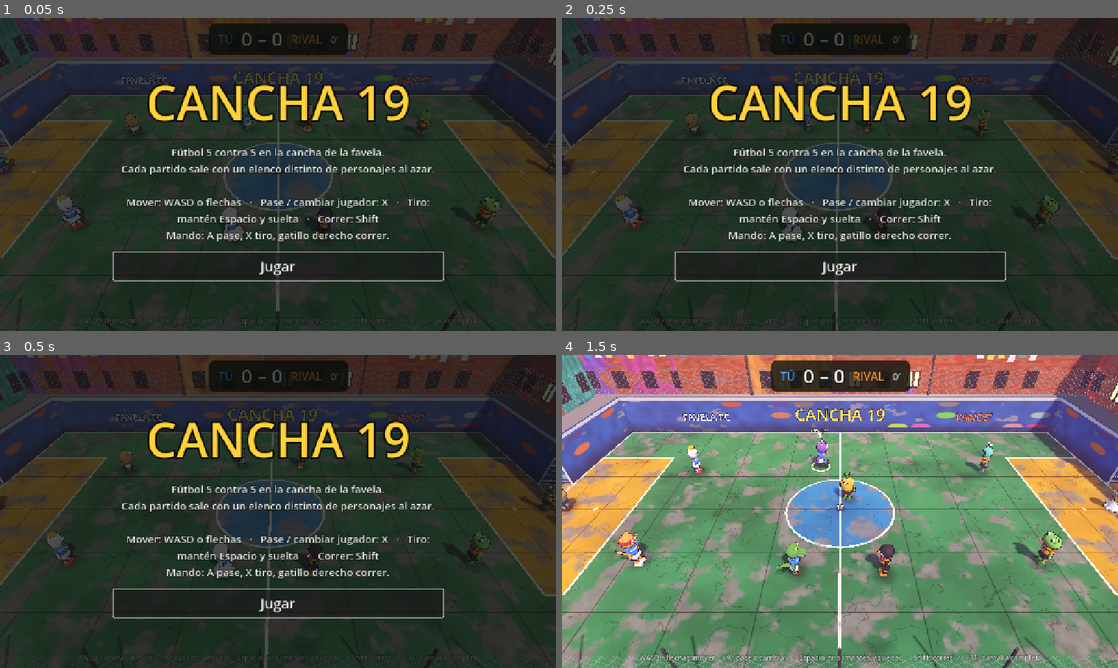
Above: before the commit, frames 1-4 (two rows, left to right).
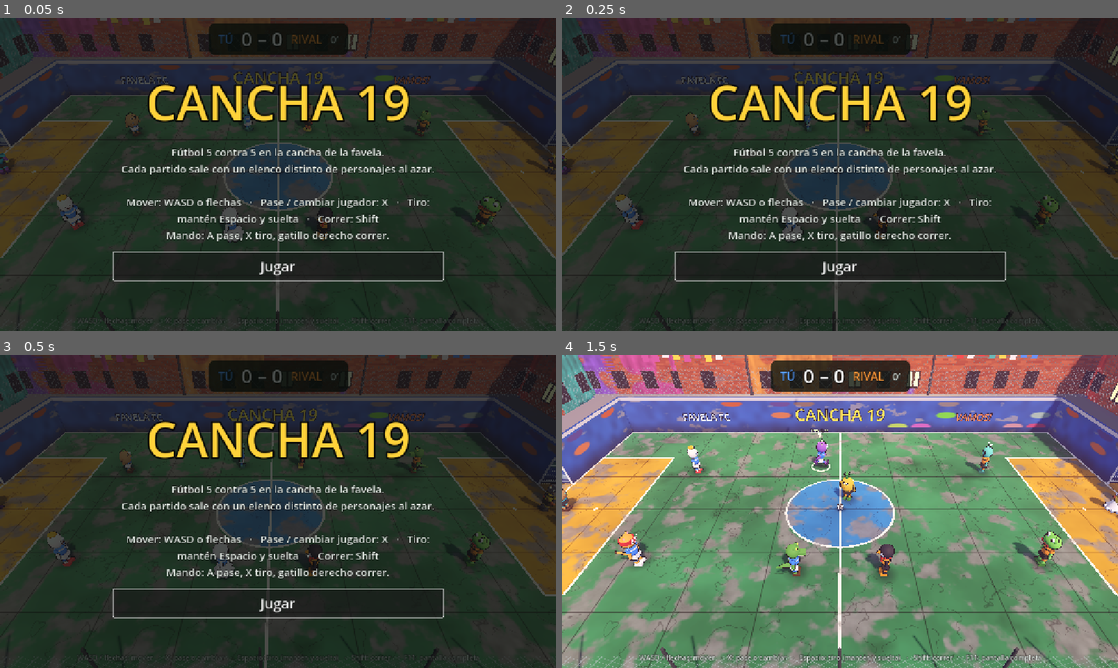
Above: after the commit, the same moments.

Repository: WesleyRivera/cancha19.exe
Game: Godot game, scene res://main.tscn
The game is run twice, just before and just after one commit, with the same random seed, the same clock (stepped at 60 frames per second) and the same inputs.
Inputs:
- Up to frame 1 (0.05 s): no input
- Up to frame 2 (0.25 s): no input
- Up to frame 3 (0.5 s): no input
- Up to frame 4 (1.5 s): click "Jugar" at 0.5 s; tap Enter at 1.25 s; hold D (right) from 1.28 s (still down); hold Shift (run) from 1.28 s (still down)

The runs differ from the first frame. In frame 1, 0.2% of the frame differs, in the area x 6-86%, y 0-3%; in frame 2, 0.2%; in frame 3, 0.2%; in frame 4, 0.3%, in the area x 2-86%, y 0-38%.

Commit message:
Add richer 3D favela neighborhood details

Diff:
--- a/scripts/stage.gd
+++ b/scripts/stage.gd
@@ -209,6 +209,7 @@
 	_build_walls()
 	_build_goals()
 	_build_houses()
+	_build_neighborhood_details()
 	_build_far_lights()
 	_build_lamps()
 	_build_laundry()
@@ -561,3 +562,84 @@
 			q.material_override = cm
 			q.position = Vector3(x0 + 0.5 + i * 0.9, y - qm.size.y * 0.5, z)
 			add_child(q)
+
+
+# ---------- detalles del barrio: callejones, escaleras, cables y vegetacion ----------
+func _build_neighborhood_details() -> void:
+	var concrete := _std(Color("#555052"), 0.96)
+	var worn := _std(Color("#77706a"), 0.98)
+	var dark_metal := _std(Color("#292d32"), 0.72, 0.25)
+
+	# Calles estrechas que serpentean entre las casas del cerro.
+	for row: int in 4:
+		var z := -19.0 - row * 10.0
+		var y := 5.0 + row * 4.2
+		var road := _box(Vector3(0.0, y, z), Vector3(112.0, 0.22, 2.8), concrete)
+		road.rotation_degrees.y = -2.0 if row % 2 == 0 else 2.0
+		for side: int in [-1, 1]:
+			_box(Vector3(side * 54.0, y + 0.12, z), Vector3(1.0, 0.45, 3.2), worn)
+
+	# Escalinatas visibles entre las viviendas, sin invadir el terreno de juego.
+	for stair: int in 3:
+		var sx := -34.0 + stair * 34.0
+		var sz := -17.0 - (stair % 2) * 8.0
+		var sy := 4.5 + stair * 2.0
+		for step: int in 18:
+			var block := _box(
+				Vector3(sx + sin(float(step) * 0.16) * 1.4, sy + float(step) * 0.24, sz - float(step) * 0.72),
+				Vector3(2.8, 0.24, 0.82),
+				worn
+			)
+			block.rotation_degrees.y = sin(float(step) * 0.16) * 8.0
+		_box(Vector3(sx - 1.8, sy + 2.0, sz - 6.0), Vector3(0.18, 4.0, 14.0), dark_metal)
+
+	# Cableado aereo irregular, caracteristico de las calles del barrio.
+	var cable_points := [
+		Vector3(-48.0, 15.0, -18.0), Vector3(-20.0, 13.0, -25.0),
+		Vector3(12.0, 16.0, -20.0), Vector3(45.0, 14.0, -30.0),
+		Vector3(-42.0, 22.0, -43.0), Vector3(4.0, 24.0, -48.0),
+		Vector3(48.0, 21.0, -48.0)
+	]
+	for i: int in range(cable_points.size() - 1):
+		_cable(cable_points[i], cable_points[i + 1], dark_metal)
+		if i % 2 == 0:
+			_cable(cable_points[i], cable_points[i + 1] + Vector3(0.0, -2.2, -1.0), dark_metal)
+
+	# Palmeras y arboles en los bordes del asentamiento.
+	for tree: int in 9:
+		var tx := rng.randf_range(-58.0, 58.0)
+		var tz := rng.randf_range(-48.0, -18.0)
+		var th := rng.randf_range(4.0, 7.0)
+		var trunk := MeshInstance3D.new()
+		var trunk_mesh := CylinderMesh.new()
+		trunk_mesh.top_radius = 0.16
+		trunk_mesh.bottom_radius = 0.28
+		trunk_mesh.height = th
+		trunk.mesh = trunk_mesh
+		trunk.material_override = _std(Color("#49382c"), 0.95)
+		trunk.position = Vector3(tx, 3.0 + th * 0.5, tz)
+		add_child(trunk)
+		var crown := MeshInstance3D.new()
+		var crown_mesh := SphereMesh.new()
+		crown_mesh.radius = rng.randf_range(1.5, 2.4)
+		crown_mesh.height = crown_mesh.radius * 1.25
+		crown.mesh = crown_mesh
+		crown.material_override = _std(Color("#244b35"), 0.98)
+		crown.position = Vector3(tx, 3.0 + th, tz)
+		crown.scale = Vector3(1.35, 0.75, 1.0)
+		add_child(crown)
+
+
+func _cable(a: Vector3, b: Vector3, mat: Material) -> void:
+	var delta := b - a
+	var wire := MeshInstance3D.new()
+	var mesh := CylinderMesh.new()
+	mesh.top_radius = 0.025
+	mesh.bottom_radius = 0.025
+	mesh.height = delta.length()
+	wire.mesh = mesh
+	wire.material_override = mat
+	wire.position = (a + b) * 0.5
+	wire.look_at(b, Vector3.UP)
+	wire.rotate_object_local(Vector3.RIGHT, PI * 0.5)
+	add_child(wire)
